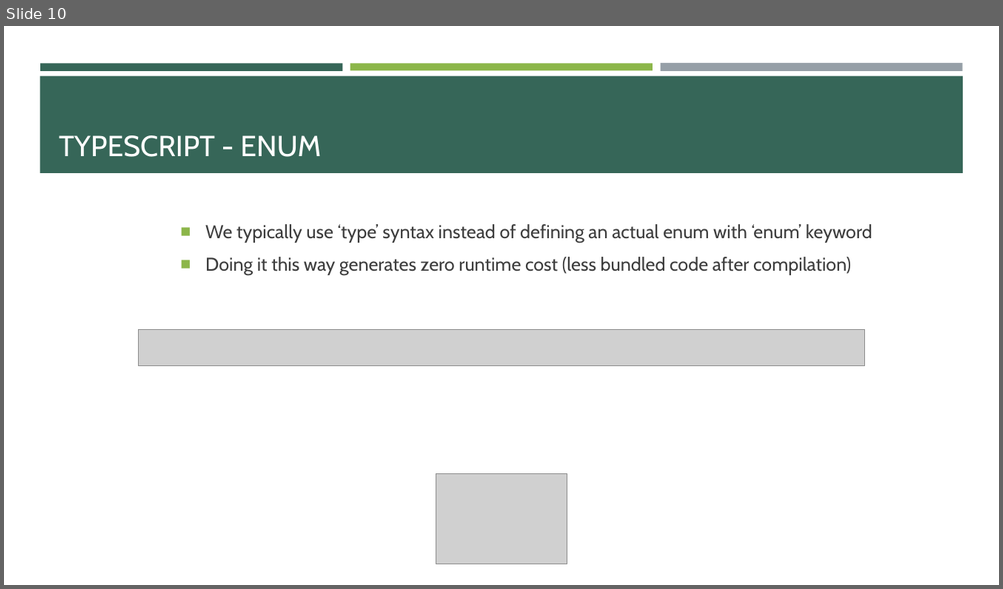
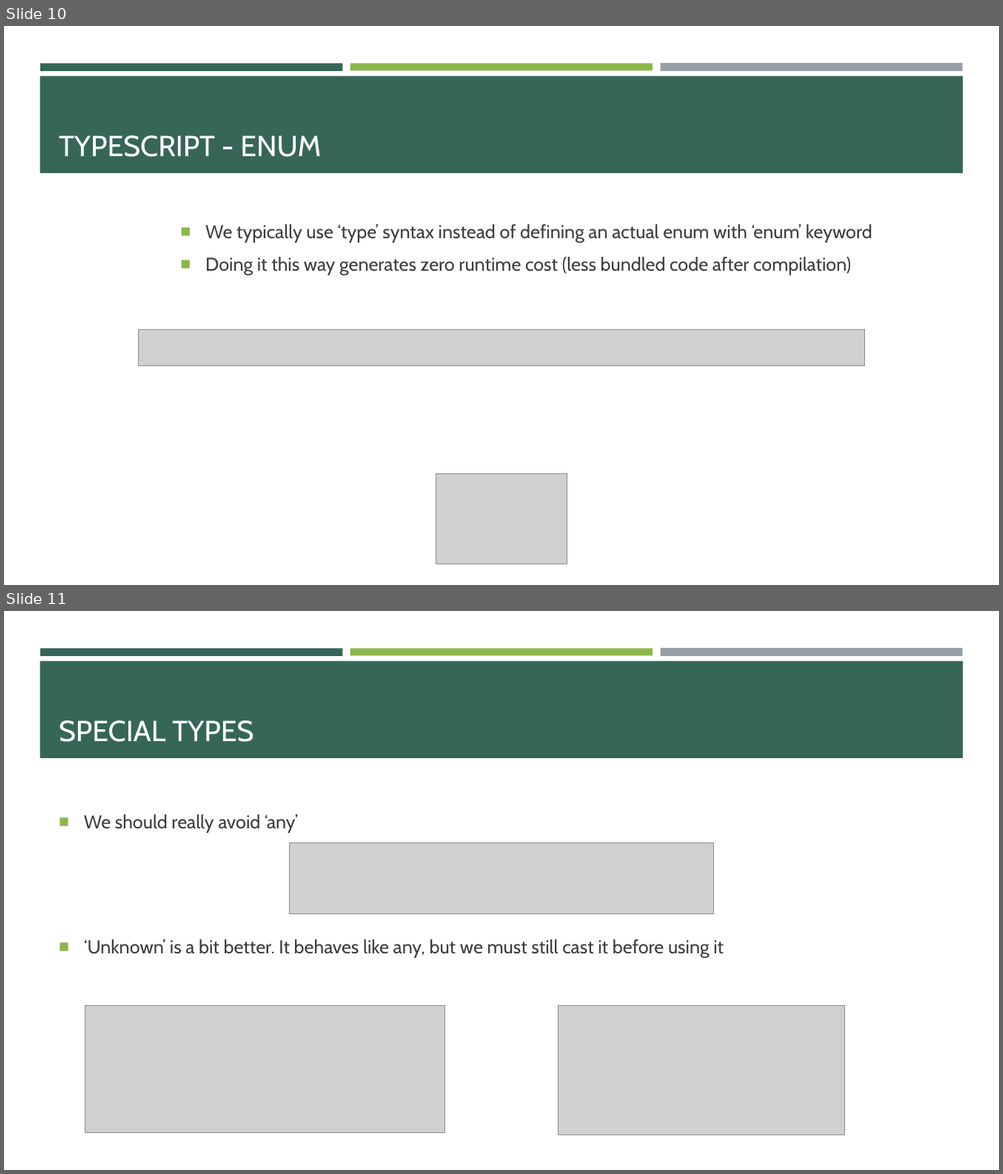
Before and after one commit to e-m-wilson/java-fs, a slide deck: Week_5/Typescript.pptx. Shown one above the other, each under a label of ours: slide 10 before the commit, slides 10 and 11 after it. The pictures are 1003x589 and 1003x1174 pixels, drawn with LibreOffice and Linux fonts; fonts in the diff are those of the drawing; grey boxes stand for pictures. Boxes give left, top, right and bottom in pixels: in the first picture for what was removed or moved away, otherwise in the second. Text is boxed around its words. In the diff, an @@ line names an element or a change of style, - is before the commit and + after.

```diff
--- a/Week_5/Typescript.pptx
+++ b/Week_5/Typescript.pptx
@@ slide 11 added at (x1=4, y1=611, x2=999, y2=1170), background #FFFFFF; not listed: 4 template elements that a slide beside it also shows @@
@@ title added at (x1=59, y1=721, x2=253, y2=742), 28 pt, text #FFFFFF @@
+SPECIAL TYPES
@@ text added at (x1=84, y1=815, x2=298, y2=833), 18 pt, text #3D3D3D @@
+■ We should really avoid ‘any’
@@ picture added at (x1=289, y1=843, x2=714, y2=914) @@
@@ text added at (x1=84, y1=940, x2=723, y2=958), 18 pt, text #3D3D3D @@
+■ ‘Unknown’ is a bit better. It behaves like any, but we must still cast it before using it
@@ picture added at (x1=85, y1=1005, x2=444, y2=1133) @@
@@ picture added at (x1=558, y1=1005, x2=844, y2=1136) @@
```
Also in this commit, not shown: 2 slides changed, 4 other files.
